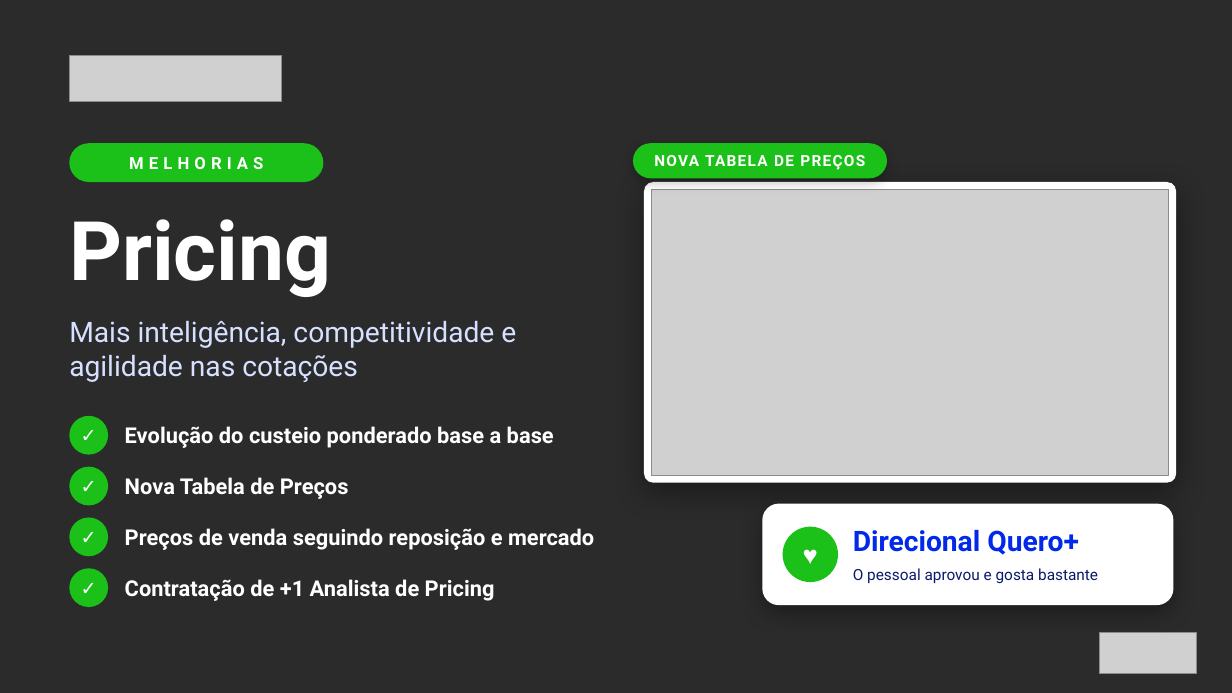
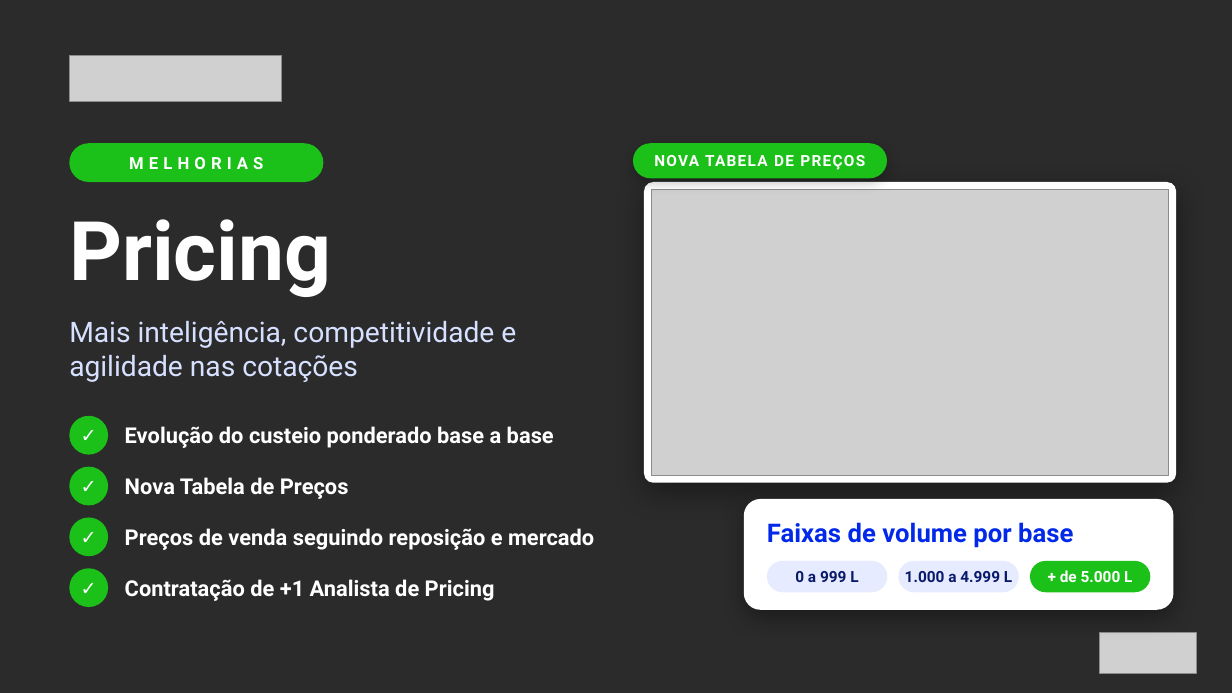
Before and after one commit to andersontonelloa-art/Anderson, a slide deck: slide 1 of Pricing_QD.pptx. Drawn at 1232x693 pixels with LibreOffice and Linux fonts; fonts in the diff are those of the drawing; grey boxes stand for pictures; background and template pictures are left out; a plain dark background stands for a picture behind light text. Boxes give left, top, right and bottom in pixels: in the first picture for what was removed or moved away, otherwise in the second. Text is boxed around its words. In the diff, an @@ line names an element or a change of style, - is before the commit and + after.

```diff
--- a/Pricing_QD.pptx
+++ b/Pricing_QD.pptx
@@ rounded rectangle: place and size @@
-rounded rectangle at (762,504,1174,605)
+rounded rectangle at (744,499,1174,610)
@@ rounded rectangle at (744,499,1174,610): proportions changed @@
@@ text added at (767,522,1073,548), 20 pt, text #0229E9, bold @@
+Faixas de volume por base
@@ ellipse removed at (783,527,838,582) @@
@@ text removed at (783,527,838,582) @@
-♥
@@ text removed at (853,529,1079,555) @@
-Direcional Quero+
@@ rounded rectangle added at (767,561,887,592), fill #E6EBFF @@
@@ text removed at (853,568,1098,584) @@
-O pessoal aprovou e gosta bastante
@@ rounded rectangle added at (898,561,1019,592), fill #E6EBFF @@
@@ rounded rectangle added at (1031,561,1151,592), fill #1BC018 @@
@@ text added at (795,571,858,582), 12 pt, text #0A1A6B, bold @@
+0 a 999 L
@@ text added at (905,571,1012,582), 12 pt, text #0A1A6B, bold @@
+1.000 a 4.999 L
@@ text added at (1060,570,1132,582), 12 pt, text #FFFFFF, bold @@
++ de 5.000 L
```
Also in this commit, not shown: 1 other file.
